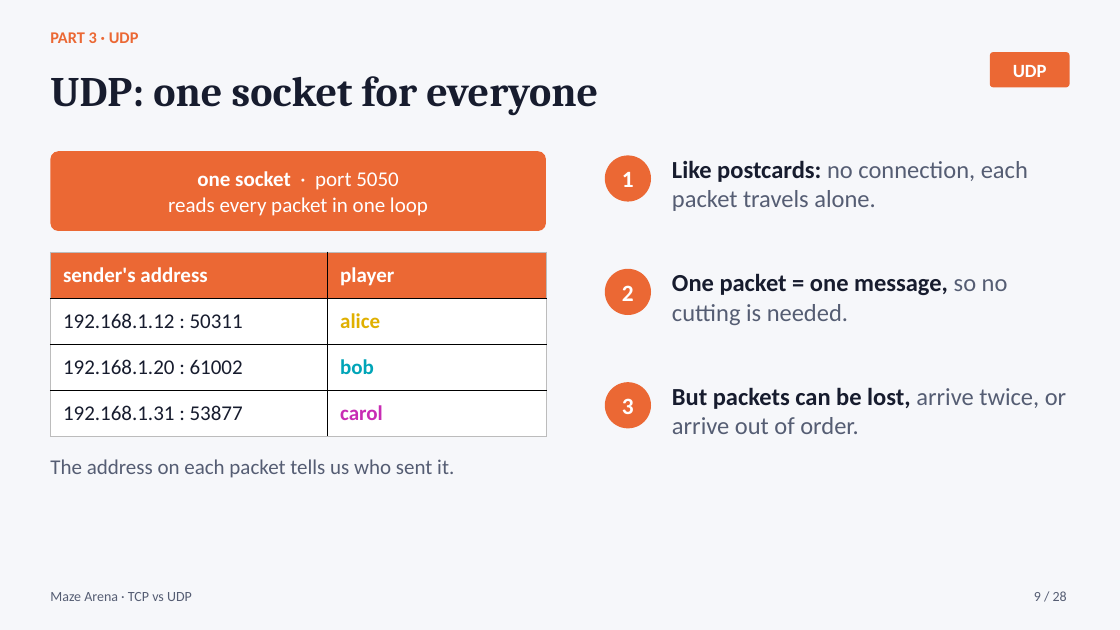
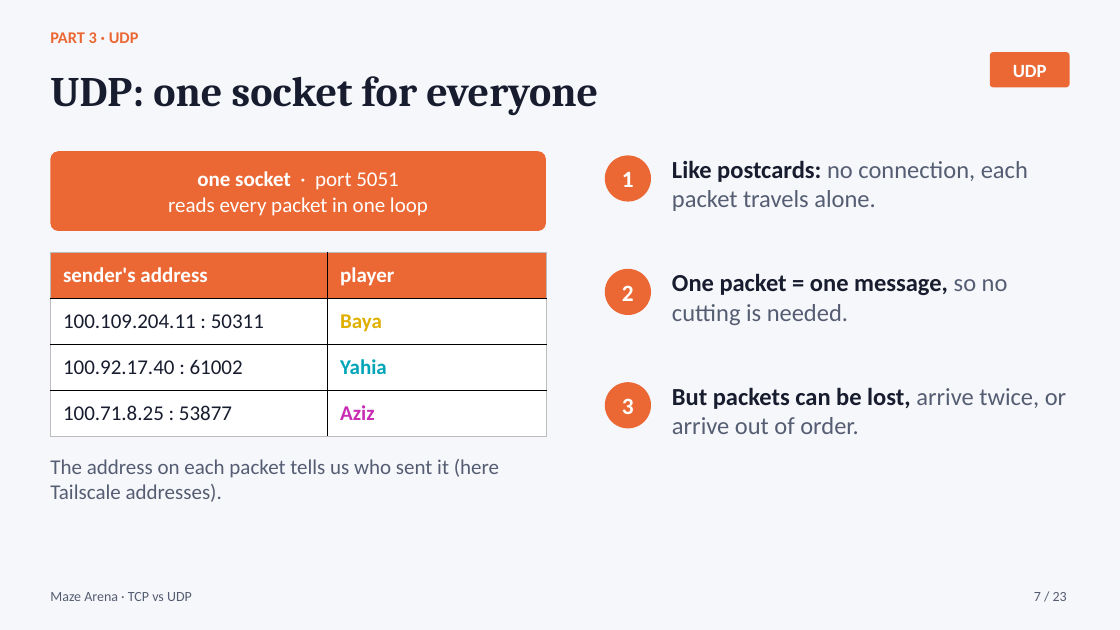
Before and after one commit to bayaCh05/maze-arena, a slide deck: slide 7 of slides/maze_arena_tcp_vs_udp.pptx (slide 9 before the commit). Drawn at 1120x630 pixels with LibreOffice and Linux fonts; fonts in the diff are those of the drawing. Boxes give left, top, right and bottom in pixels: in the first picture for what was removed or moved away, otherwise in the second. Text is boxed around its words. In the diff, an @@ line names an element or a change of style, - is before the commit and + after.

```diff
--- a/slides/maze_arena_tcp_vs_udp.pptx
+++ b/slides/maze_arena_tcp_vs_udp.pptx
@@ text in rounded rectangle at (197, 171, 399, 190): text changed @@
-one socket · port 5050
+one socket · port 5051
@@ table at (50, 252, 546, 437) @@
-row 2, column 1: 192.168.1.12 : 50311
+row 2, column 1: 100.109.204.11 : 50311
-row 2, column 2: alice
+row 2, column 2: Baya
-row 3, column 1: 192.168.1.20 : 61002
+row 3, column 1: 100.92.17.40 : 61002
-row 3, column 2: bob
+row 3, column 2: Yahia
-row 4, column 1: 192.168.1.31 : 53877
+row 4, column 1: 100.71.8.25 : 53877
-row 4, column 2: carol
+row 4, column 2: Aziz
@@ text at (50, 459, 499, 502): text changed @@
-The address on each packet tells us who sent it.
+The address on each packet tells us who sent it (here Tailscale addresses).
@@ text at (1034, 592, 1067, 601): text changed @@
-9 / 28
+7 / 23
```
Also in this commit, not shown: 19 other slides changed, 3 slides added, 8 slides removed, 9 other files.
